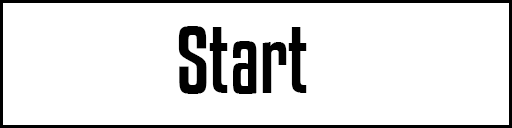
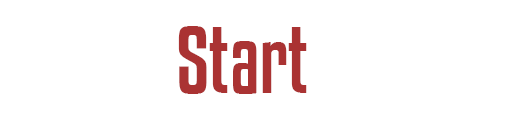
Two versions of the same layered image (512 x 128). Layer-by-layer changes:
hid "Layer 2" over [0, 0, 512, 128]
painted on "Start" (1st of 2) over [178, 26, 307, 94]
